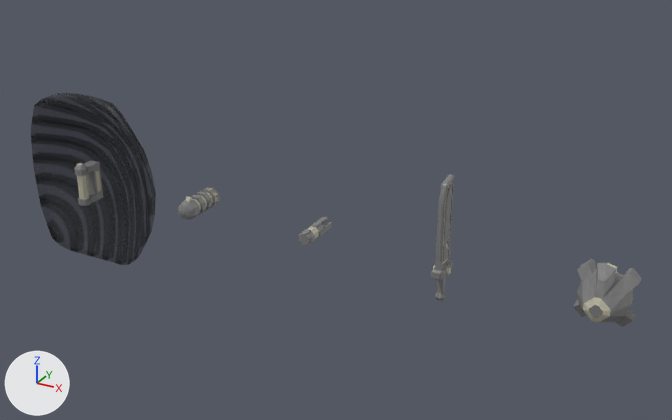
Two versions of the Blender file Blender/ItemsandWeapons.blend, one commit apart.
Before and after are seen from a 50 mm lens placed at (4.97, -4.98, 2.74), pointed at (2.05, 0.32, 0.09). Every picture has the same lights, and +X, +Y and +Z are marked at lower left. The picture after the commit comes second. Objects named as collision shapes, trigger or cutter boxes, shadow casters or lower levels of detail are left out.

The first picture shows 'GrenadeCannon', 'LaserShied', 'PlasmaCannon', 'ShieldHandle', 'Sword' and 1 more.
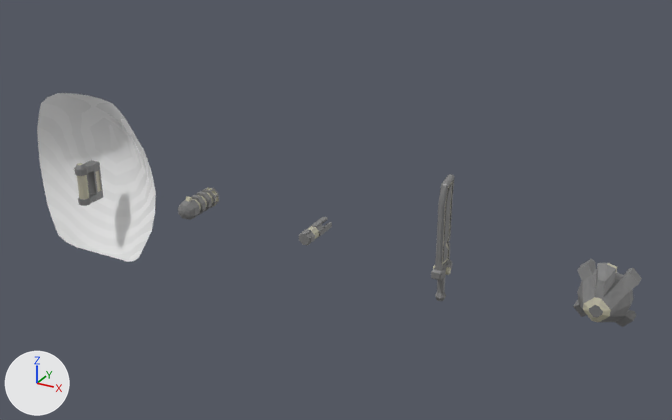
Pixel boxes [x1, y1, x2, y2] of what changed, in the pictures (672 x 420 px):
'LaserShied', recoloured, reshaped (black to white): before [31, 93, 156, 265]; after [37, 93, 156, 262]
part 1 of me_plane_002, deleted: before [31, 93, 156, 265]

The change, as a diff of the scene's bpy script:
```diff
--- a/Blender/ItemsandWeapons.blend.py
+++ b/Blender/ItemsandWeapons.blend.py
@@ mat_sheid @@
 mat_sheid = bpy.data.materials.new('sheid')
-# nodes: BsdfPrincipled, OutputMaterial, TexWave, ValToRGB, Value
-# colours: light grey #e1e1e1, grey #aaaaaa, black #000000
+# nodes: BsdfPrincipled, OutputMaterial, TexWave, ValToRGB
+# colours: white #f3f3f3, light grey #e1e1e1, dark grey #3f3f3f
@@ me_plane_002 @@
 # used by ob_lasershied; location = (0.0, 0.0, 0.0)
-me_plane_002.from_pydata(...)  # 162 vertices, 160 faces; spans x -0.598..0.598, y -0.018..0.382, z -0.664..0.692
+me_plane_002.from_pydata(...)  # 81 vertices, 64 faces; spans x -0.598..0.598, y 0.052..0.382, z -0.664..0.692
+# me_plane_002 part 1
+# 81 vertices are removed from x -0.598..0.598, y -0.018..0.312, z -0.664..0.692
+# 96 faces are deleted
 me_plane_002.materials.append(mat_sheid)
```
